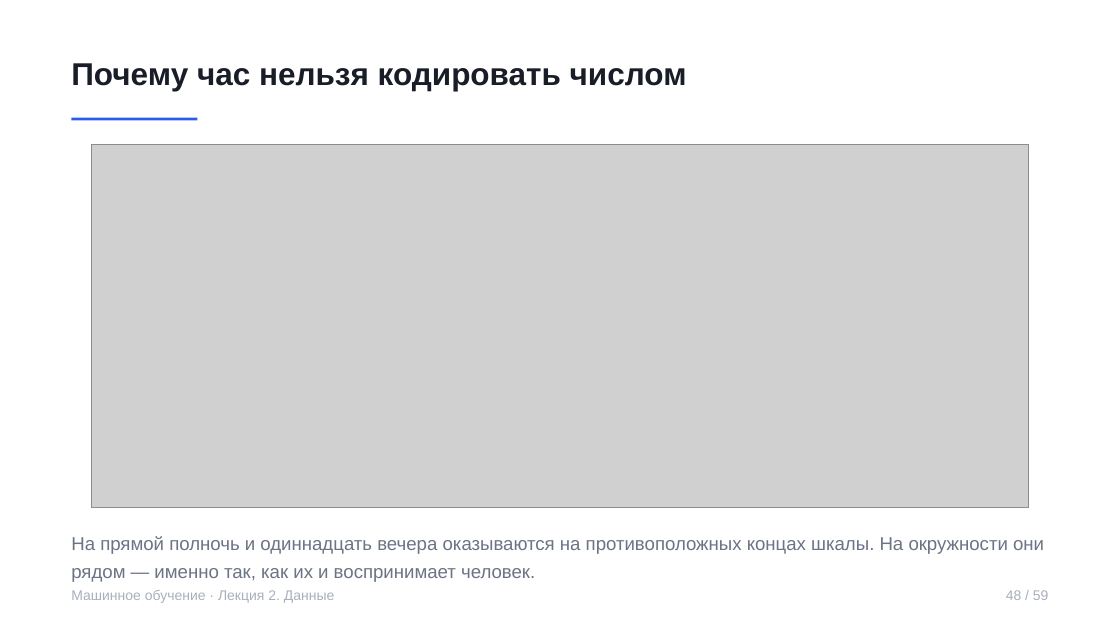
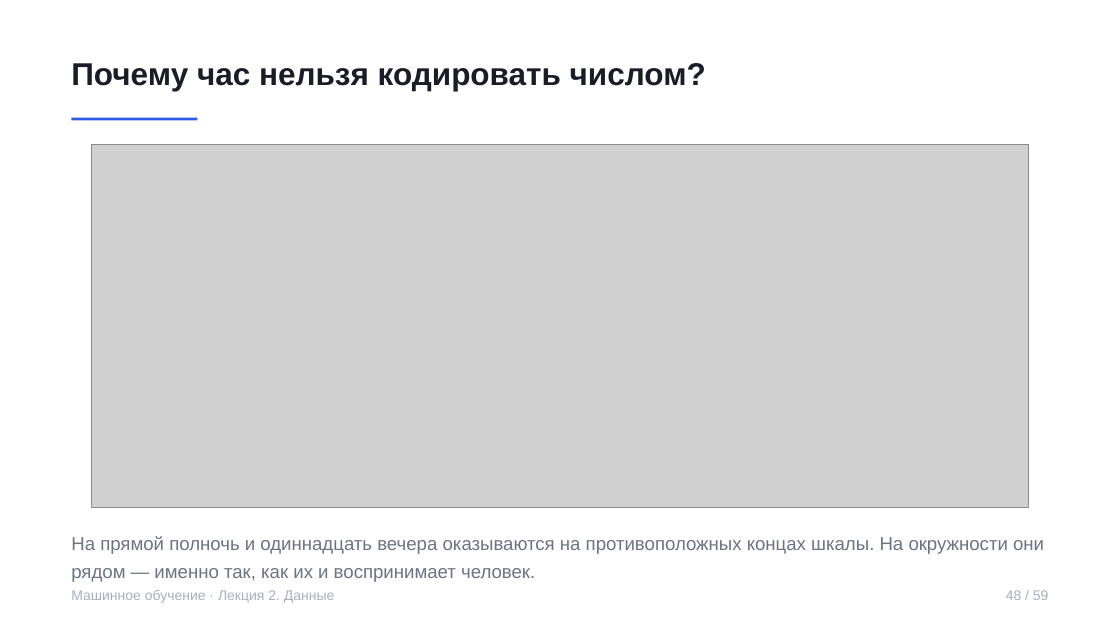
Before and after one commit to rustam-azimov/ml-course-hse, a slide deck: slide 48 of lectures/lecture02.pptx. Drawn at 1120x630 pixels with LibreOffice and Linux fonts; fonts in the diff are those of the drawing; grey boxes stand for pictures. Boxes give left, top, right and bottom in pixels: in the first picture for what was removed or moved away, otherwise in the second. Text is boxed around its words. In the diff, an @@ line names an element or a change of style, - is before the commit and + after.

```diff
--- a/lectures/lecture02.pptx
+++ b/lectures/lecture02.pptx
@@ text at <box>71,63,706,91</box>: text changed @@
-Почему час нельзя кодировать числом
+Почему час нельзя кодировать числом?
```
Also in this commit, not shown: 9 other slides changed, 2 other files.
